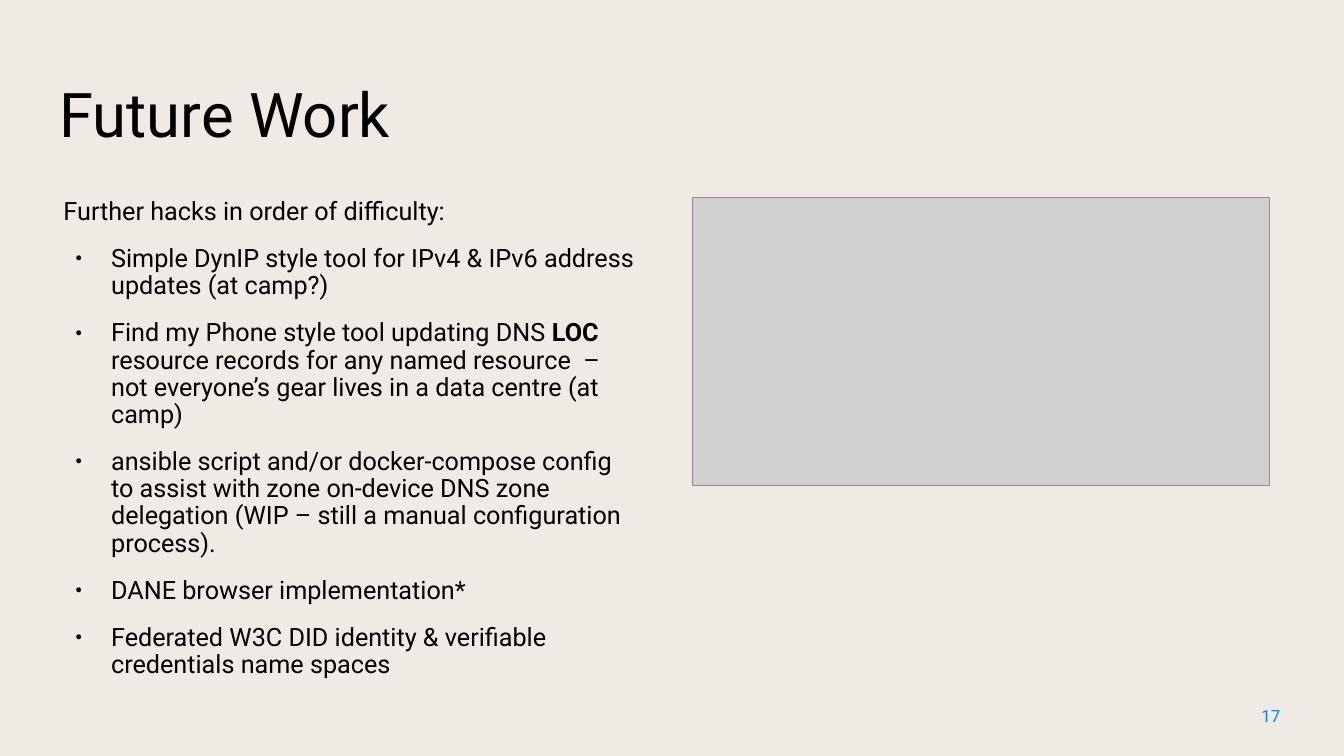
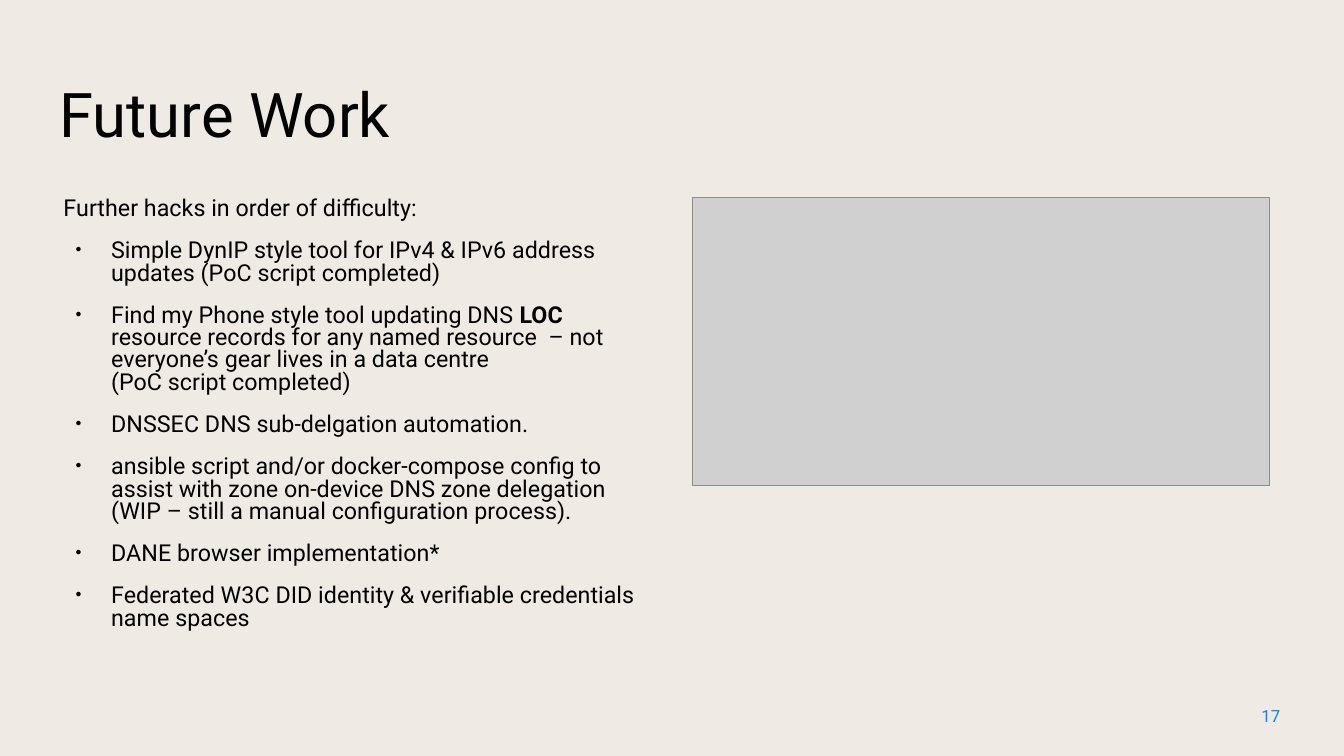
Before and after one commit to NetworkCommons/sig0namectl, a slide deck: slide 17 of docs/20230824 Draft Improved Presentation.odp. Drawn at 1344x756 pixels with LibreOffice and Linux fonts; fonts in the diff are those of the drawing; grey boxes stand for pictures. Boxes give left, top, right and bottom in pixels: in the first picture for what was removed or moved away, otherwise in the second. Text is boxed around its words. In the diff, an @@ line names an element or a change of style, - is before the commit and + after.

```diff
--- a/docs/20230824 Draft Improved Presentation.odp
+++ b/docs/20230824 Draft Improved Presentation.odp
@@ text at <box>63,198,634,631</box>: size 18 to 16.6 pt in "Further hacks in order of difficulty:", "ansible script and/or docker-compose config to assist ...", "DANE browser implementation*", "Federated W3C DID identity & verifiable credentials ..."; line spacing 0.9 to 0.8 @@
@@ text at <box>111,240,604,437</box>: text changed; size 18 to 16.6 pt @@
-● Simple DynIP style tool for IPv4 & IPv6 address updates (at camp?)
-● Find my Phone style tool updating DNS LOC resource records for any named resource – not everyone’s gear lives in a data centre (at camp)
+● Simple DynIP style tool for IPv4 & IPv6 address updates (PoC script completed)
+● Find my Phone style tool updating DNS LOC resource records for any named resource – not everyone’s gear lives in a data centre
+  (PoC script completed)
+● DNSSEC DNS sub-delgation automation.
```
Also in this commit, not shown: 3 other slides changed, 1 other file.
